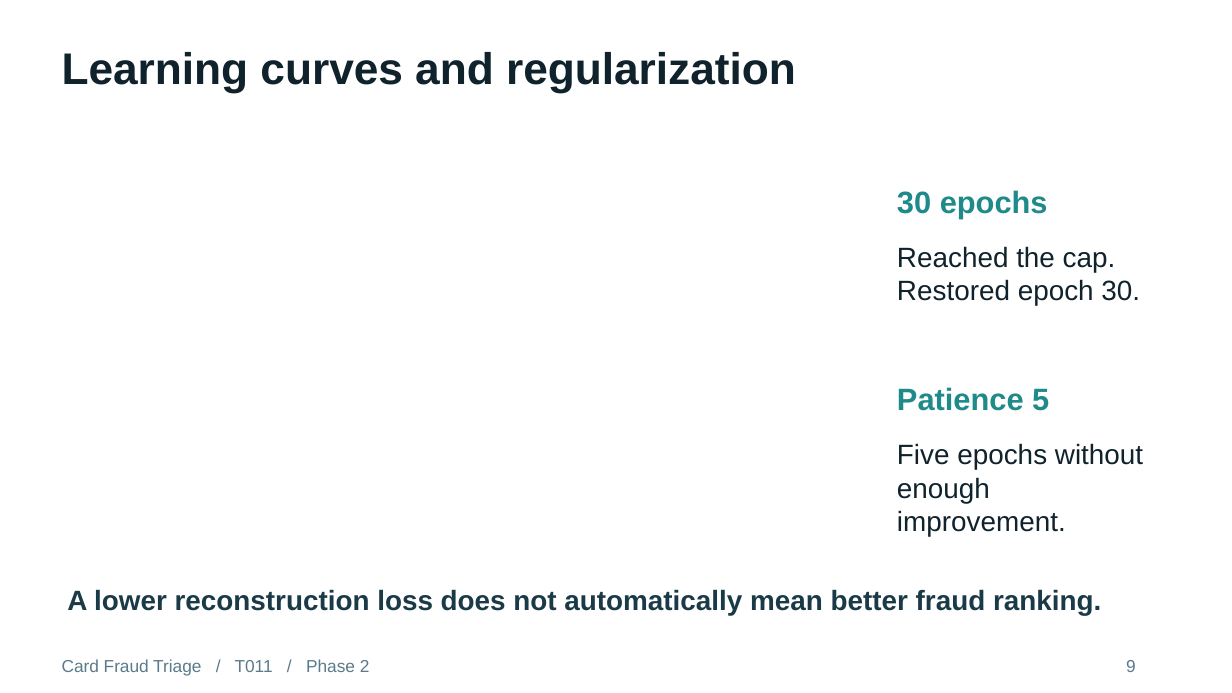
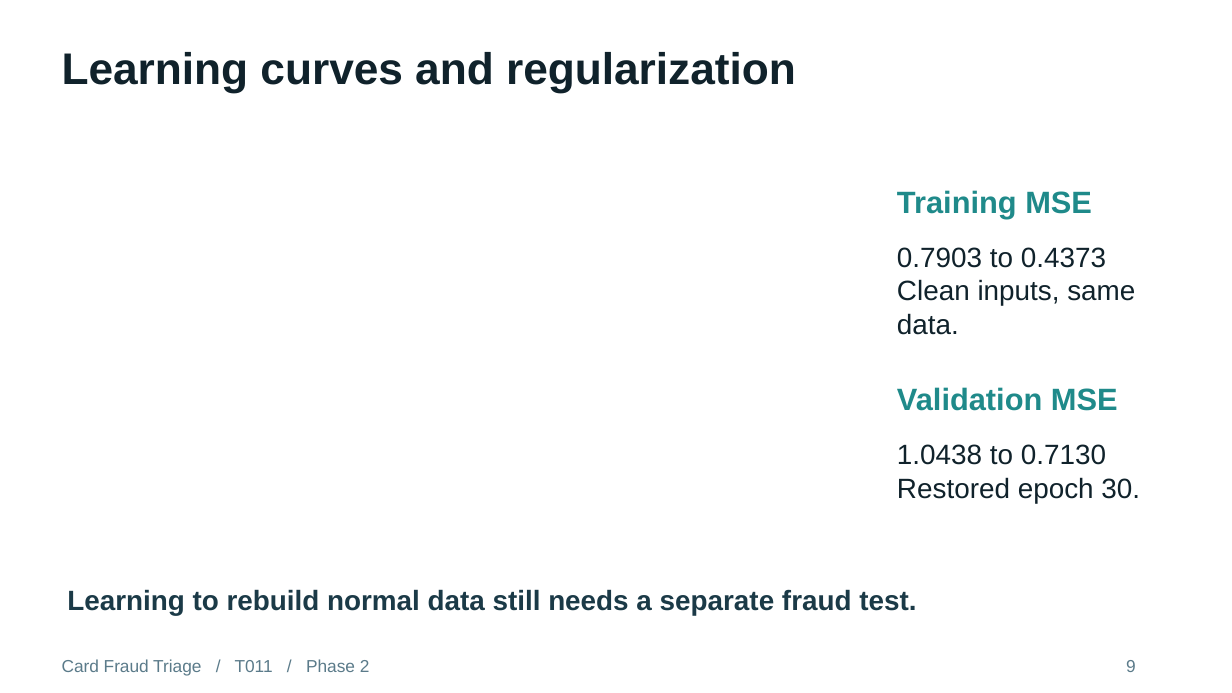
Before and after one commit to mitul-bhatia/t011-card-fraud-phase1, a slide deck: slide 9 of phase2/output/Phase2_Presentation.pptx. Drawn at 1232x693 pixels with LibreOffice and Linux fonts; fonts in the diff are those of the drawing. Boxes give left, top, right and bottom in pixels: in the first picture for what was removed or moved away, otherwise in the second. Text is boxed around its words. In the diff, an @@ line names an element or a change of style, - is before the commit and + after.

Commit message:
Clarify Phase 2 deep learning with a short guide and training walkthrough

```diff
--- a/phase2/output/Phase2_Presentation.pptx
+++ b/phase2/output/Phase2_Presentation.pptx
@@ text at bbox=[897, 190, 1092, 219]: text changed @@
-30 epochs
+Training MSE
@@ text at bbox=[897, 247, 1135, 335]: text changed @@
-Reached the cap.
-Restored epoch 30.
+0.7903 to 0.4373
+Clean inputs, same data.
@@ text at bbox=[897, 387, 1118, 411]: text changed @@
-Patience 5
+Validation MSE
@@ text at bbox=[897, 444, 1140, 503]: text changed @@
-Five epochs without
-enough improvement.
+1.0438 to 0.7130
+Restored epoch 30.
@@ text at bbox=[67, 589, 916, 615]: text changed @@
-A lower reconstruction loss does not automatically mean better fraud ranking.
+Learning to rebuild normal data still needs a separate fraud test.
```
Also in this commit, not shown: 4 other slides changed, 31 other files.
